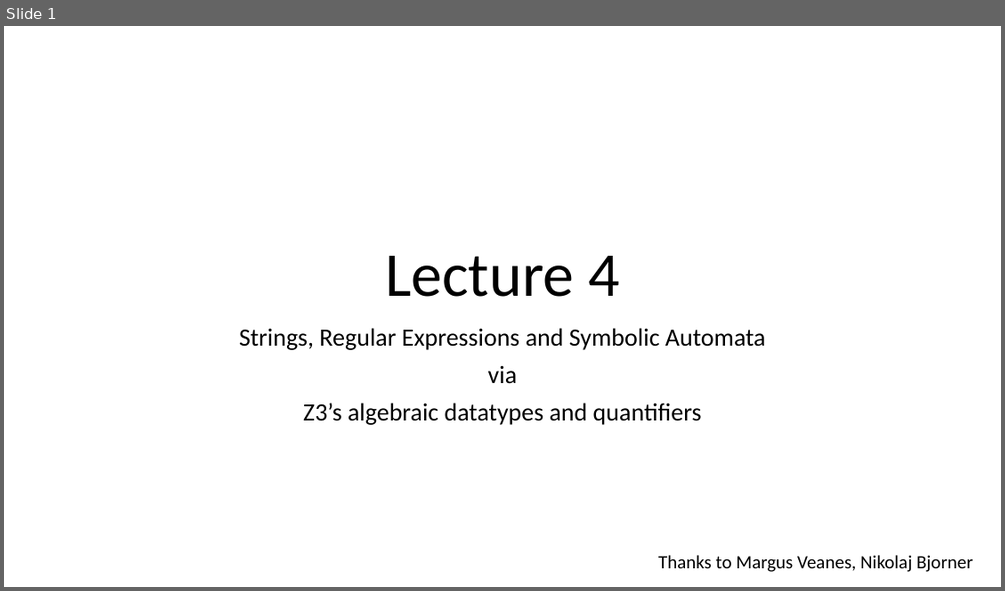
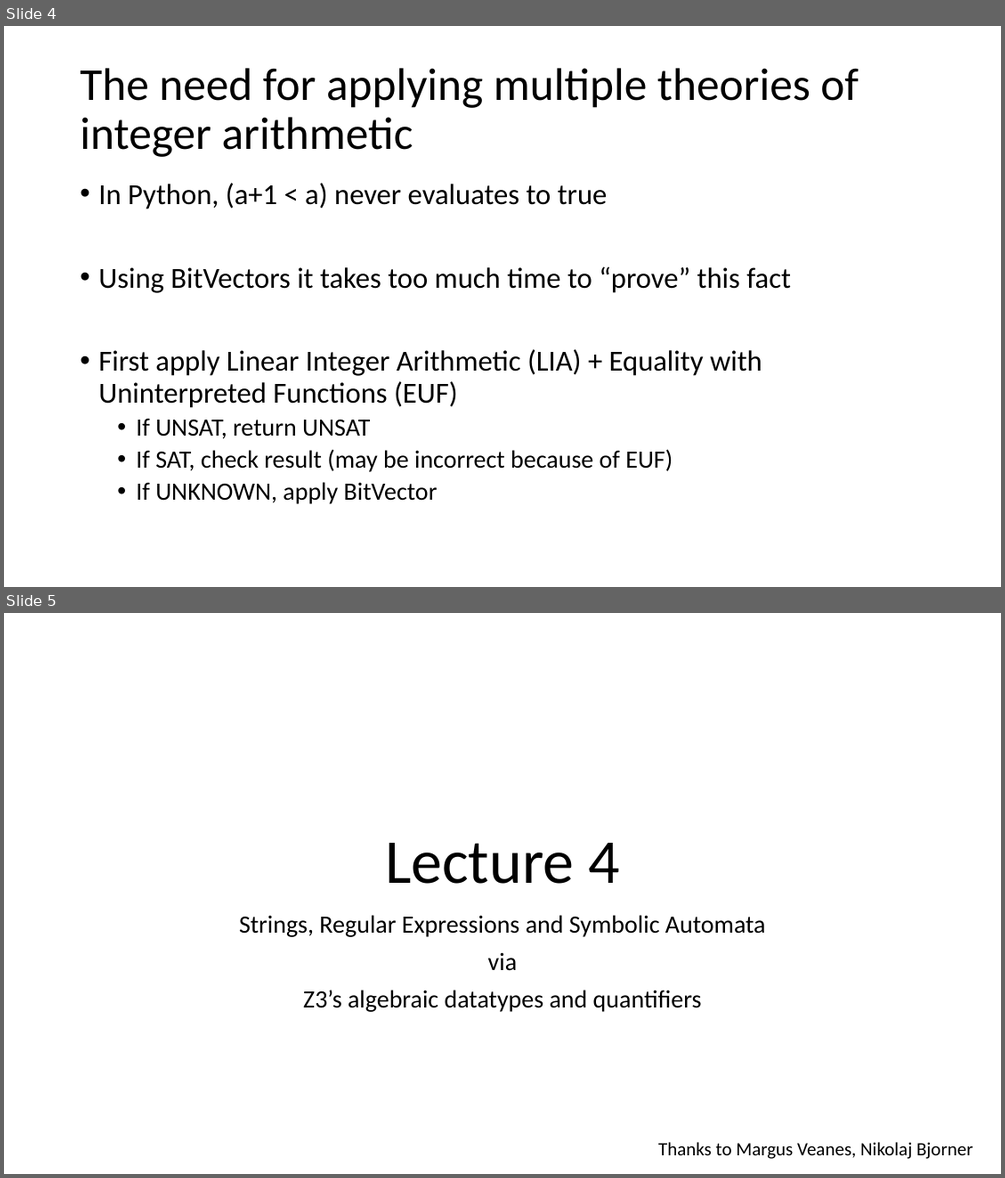
Before and after one commit to thomasjball/PyExZ3, a slide deck: marktoberdorf_slides/Marktoberdorf2014_4.pptx. Shown one above the other, each under a label of ours: slide 1 before the commit, slides 4 and 5 after it. The pictures are 1005x591 and 1005x1178 pixels, drawn with LibreOffice and Linux fonts; fonts in the diff are those of the drawing. Boxes give left, top, right and bottom in pixels: in the first picture for what was removed or moved away, otherwise in the second. Text is boxed around its words. In the diff, an @@ line names an element or a change of style, - is before the commit and + after.

```diff
--- a/marktoberdorf_slides/Marktoberdorf2014_4.pptx
+++ b/marktoberdorf_slides/Marktoberdorf2014_4.pptx
@@ slide 4 added at (4,26,1001,587), background #FFFFFF @@
@@ title added at (80,68,858,157), 44 pt, text #000000 @@
+The need for applying multiple theories of integer arithmetic
@@ text added at (98,183,791,504), 28 pt, text #000000 @@
+• In Python, (a+1 < a) never evaluates to true
+• Using BitVectors it takes too much time to “prove” this fact
+• First apply Linear Integer Arithmetic (LIA) + Equality with Uninterpreted Functions (EUF)
+  • If UNSAT, return UNSAT
+  • If SAT, check result (may be incorrect because of EUF)
+  • If UNKNOWN, apply BitVector
@@ what was slide 1 is now slide 5 @@
```
Also in this commit, not shown: 3 slides changed, 6 other slides added, 5 other files.
